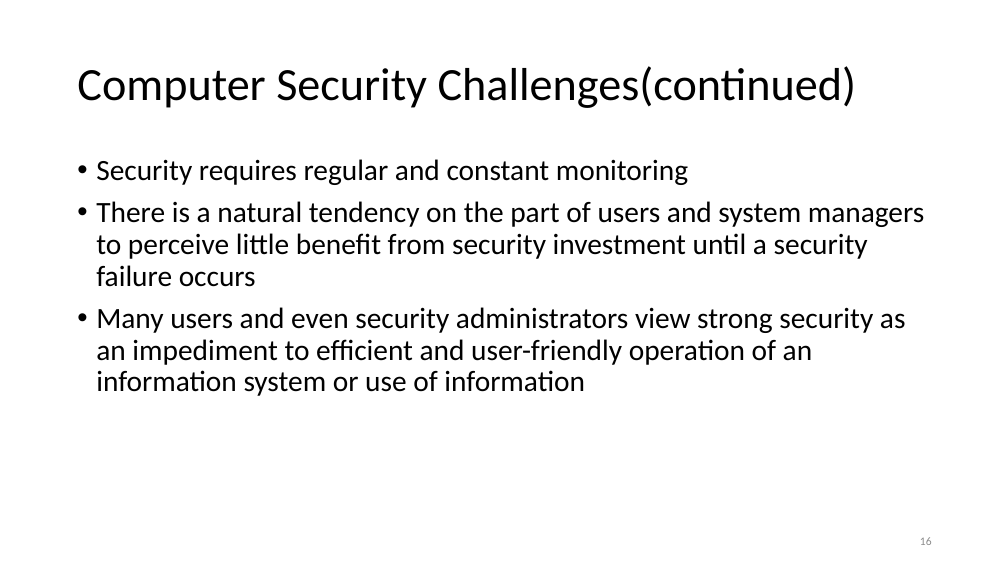
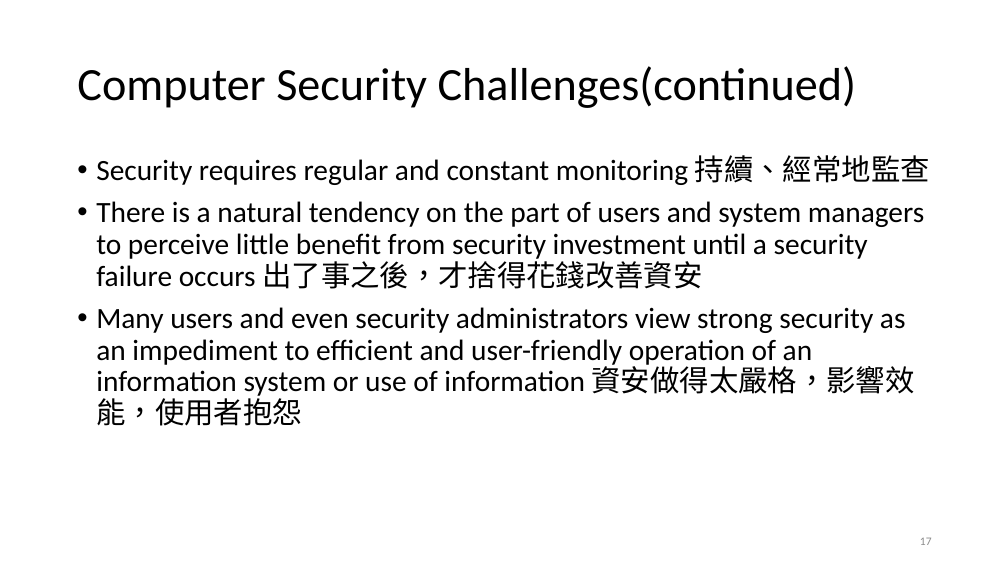
Before and after one commit to ywdeng/uscojywdeng, a slide deck: slide 17 of src/assets/1091/Security/CH01/01-overview.pptx (slide 16 before the commit). Drawn at 1008x567 pixels with LibreOffice and Linux fonts; fonts in the diff are those of the drawing. Boxes give left, top, right and bottom in pixels: in the first picture for what was removed or moved away, otherwise in the second. Text is boxed around its words. In the diff, an @@ line names an element or a change of style, - is before the commit and + after.

```diff
--- a/src/assets/1091/Security/CH01/01-overview.pptx
+++ b/src/assets/1091/Security/CH01/01-overview.pptx
@@ text at [96,155,930,426]: text changed @@
-• Security requires regular and constant monitoring
-• There is a natural tendency on the part of users and system managers to perceive little benefit from security investment until a security failure occurs
-• Many users and even security administrators view strong security as an impediment to efficient and user-friendly operation of an information system or use of information
+• Security requires regular and constant monitoring 持續、經常地監查
+• There is a natural tendency on the part of users and system managers to perceive little benefit from security investment until a security failure occurs 出了事之後，才捨得花錢改善資安
+• Many users and even security administrators view strong security as an impediment to efficient and user-friendly operation of an information system or use of information 資安做得太嚴格，影響效能，使用者抱怨
@@ page number at [920,537,932,545]: text changed @@
-16
+17
```
Also in this commit, not shown: 31 other slides changed, 1 slide added, 1 other file.
